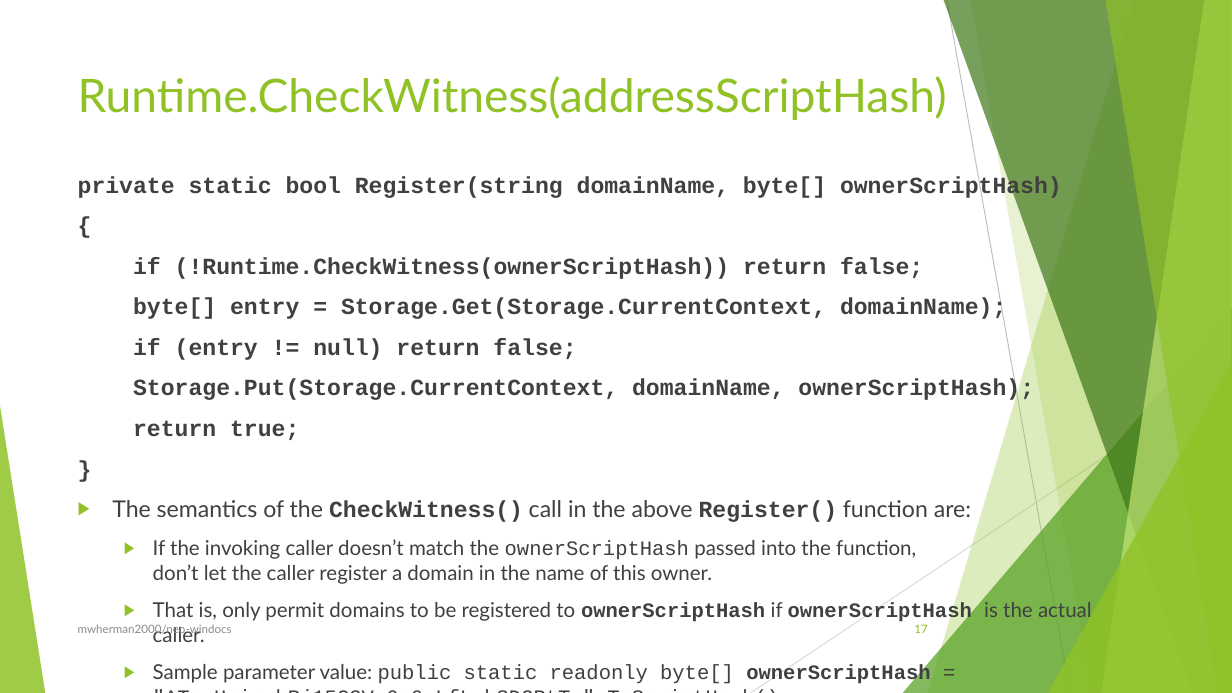
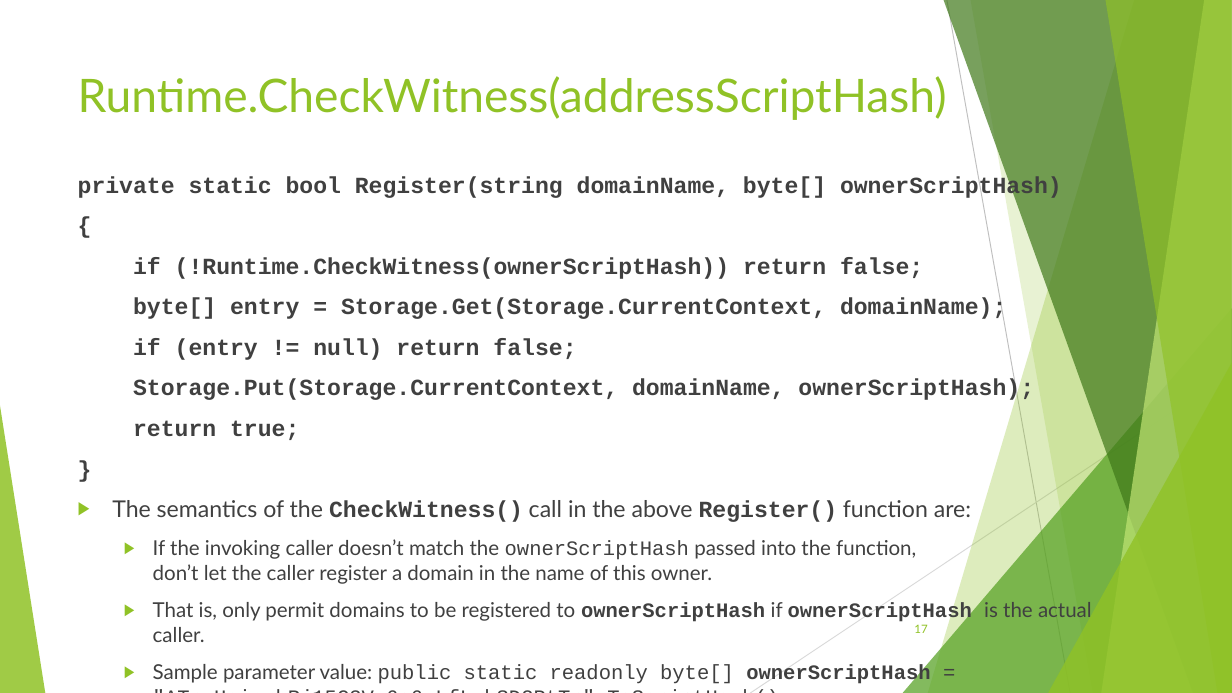
Before and after one commit to mwherman2000/neo-windocs, a slide deck: slide 17 of windocs/windocs-presentations/Debugging NEO Accounts and Addresses-20180216 v0.1.pptx. Drawn at 1232x693 pixels with LibreOffice and Linux fonts; fonts in the diff are those of the drawing. Boxes give left, top, right and bottom in pixels: in the first picture for what was removed or moved away, otherwise in the second. Text is boxed around its words. In the diff, an @@ line names an element or a change of style, - is before the commit and + after.

```diff
--- a/windocs/windocs-presentations/Debugging NEO Accounts and Addresses-20180216 v0.1.pptx
+++ b/windocs/windocs-presentations/Debugging NEO Accounts and Addresses-20180216 v0.1.pptx
@@ text removed at (78, 624, 232, 636) @@
-mwherman2000/neo-windocs
```
Also in this commit, not shown: 1 other slide changed, 20 other files.
